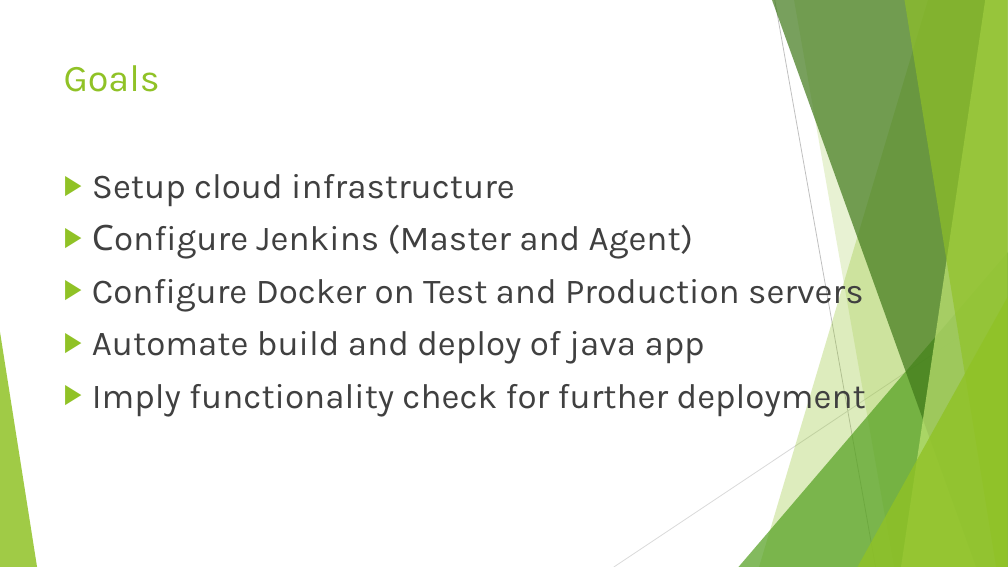
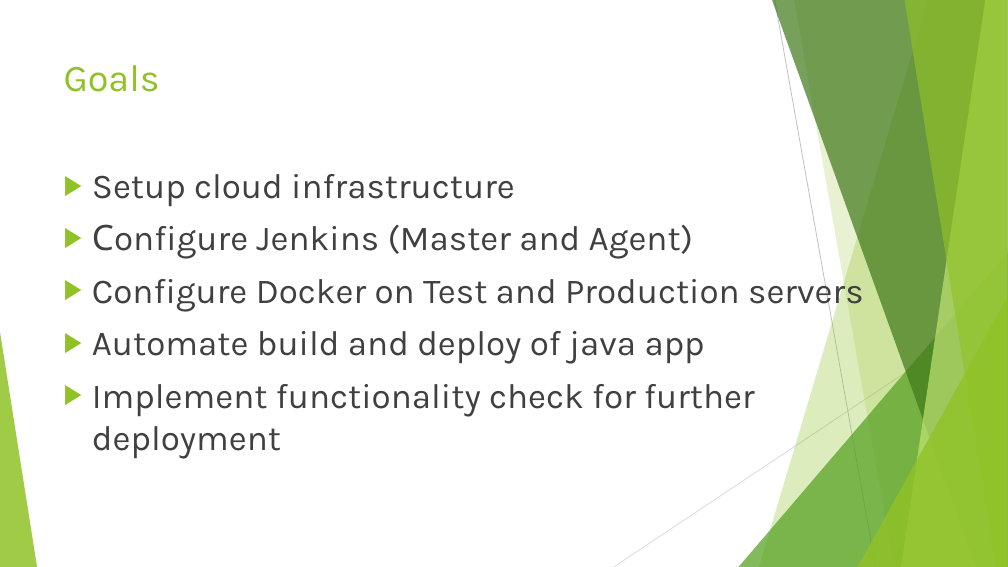
Before and after one commit to AndriiKurapov/CICD, a slide deck: slide 3 of Java application deployment.pptx. Drawn at 1008x567 pixels with LibreOffice and Linux fonts; fonts in the diff are those of the drawing. Boxes give left, top, right and bottom in pixels: in the first picture for what was removed or moved away, otherwise in the second. Text is boxed around its words. In the diff, an @@ line names an element or a change of style, - is before the commit and + after.

Commit message:
Updated .pptx file

```diff
--- a/Java application deployment.pptx
+++ b/Java application deployment.pptx
@@ text at [92, 384, 755, 459]: text changed @@
-▶ Imply functionality check for further deployment
+▶ Implement functionality check for further deployment
```
